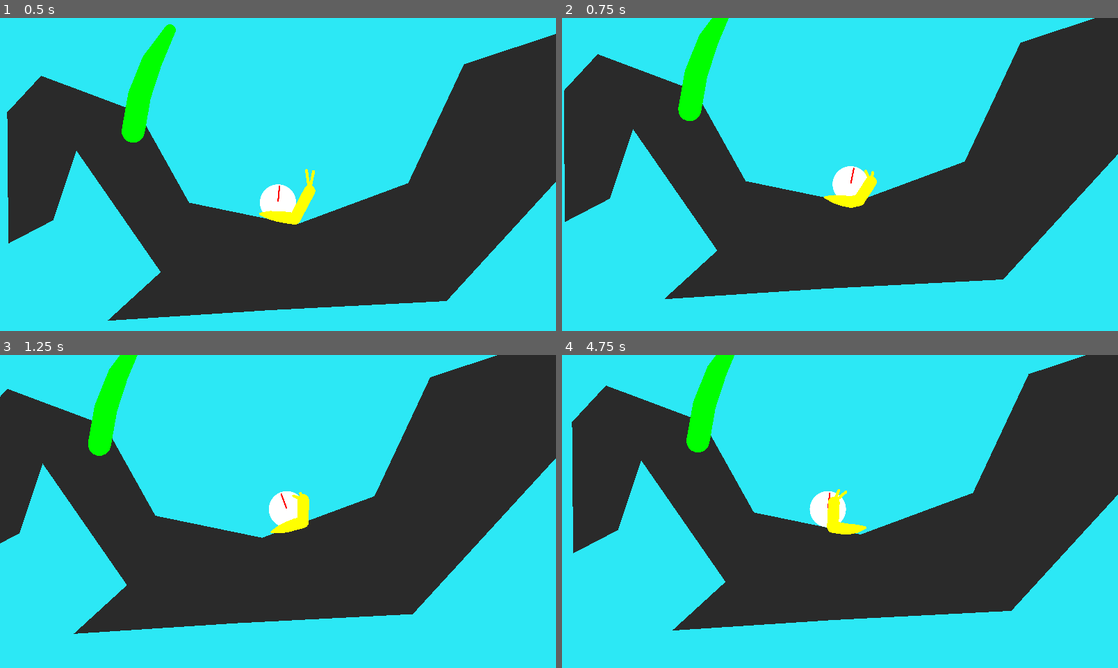
Above: before the commit, frames 1-4 (two rows, left to right).
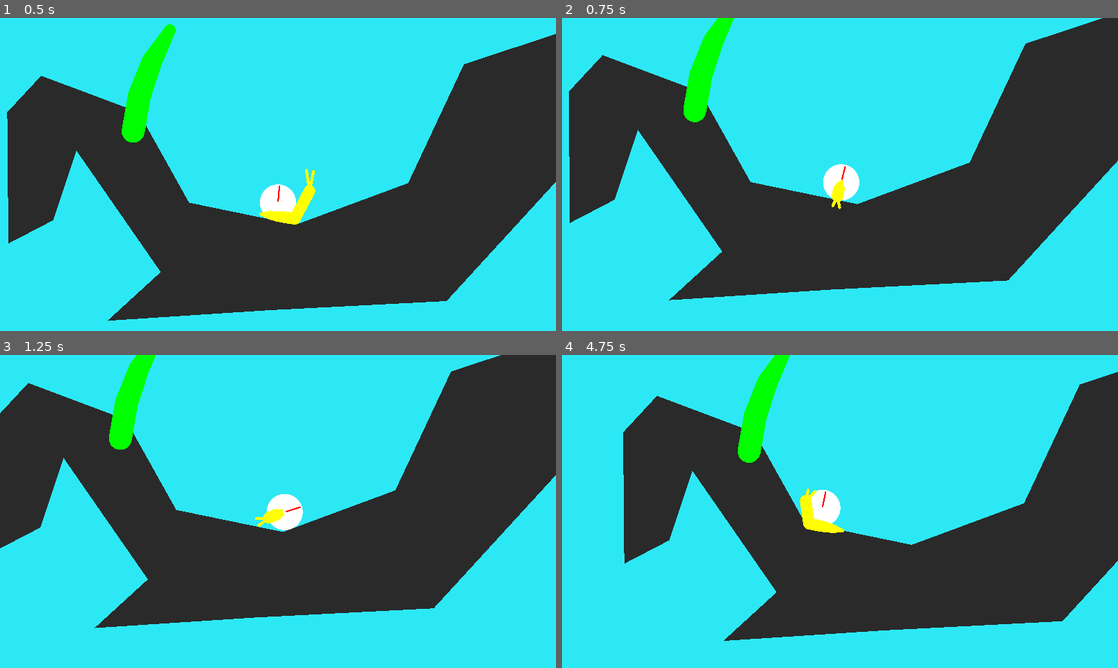
Above: after the commit, the same moments.

Repository: ThomasBringer/LD56
Game: Godot game, scene res://main/main.tscn
Two runs of this game, one before a commit and one after it. Both use one fixed random seed, a clock stepped at 60 frames per second and the inputs below.
Inputs:
- Up to frame 1 (0.5 s): no input
- Up to frame 2 (0.75 s): tap Enter (ui_accept) at 0.5 s; hold Right (ui_right) from 0.53 s (still down); hold Space (shell, bound only after the commit) from 0.53 s (still down)
- Up to frame 3 (1.25 s): keep holding Right (ui_right); keep holding Space (shell, bound only after the commit); tap Enter (ui_accept) at 0.77, 0.8, 1.07 s
- Up to frame 4 (4.75 s): release Right (ui_right) at 1.28 s; release Space (shell, bound only after the commit) at 1.28 s; hold Left (ui_left) 1.28-2.03 s; tap Enter (ui_accept) at 1.35, 1.52, 1.82, 2.3, 3.02, 3.32, 4.52 s; tap Space (shell, bound only after the commit) at 1.55, 2.85, 4.35 s; hold Space (shell, bound only after the commit) 2.03-2.78 s; hold Right (ui_right) 2.03-3.53 s; hold Enter (ui_accept) 3.53-4.28 s; hold Left (ui_left) from 3.53 s (still down)

Frame 1 is identical in both runs. In frame 2, 4.1% of the frame differs, in the area x 0-100%, y 0-91%; in frame 3, 11%; in frame 4, 28%, in the area x 1-100%, y 0-92%.

Commit message:
sounds and backwards controls

Diff:
--- a/game/main/plant.gd
+++ b/game/main/plant.gd
@@ -7,7 +7,6 @@
 func _ready() -> void:
 	line.clear_points()
 	search_part()
-	print("point_count", point_count)
 
 func search_part(my_parent: Node2D = self) -> void:
 	for child in my_parent.get_children():
--- a/game/plant/plant_part.gd
+++ b/game/plant/plant_part.gd
@@ -12,15 +12,12 @@
 var bending: int = 0
 func set_near_player(val: bool = true) -> void:
 	near_player = val
-	print("set near player ", name," b ", bending, " near player ",near_player)
 	if val:
 		bend()
 	else:
 		unbend()
 
 func _physics_process(delta: float) -> void:
-	#print("________________target_angle ",target_angle)
-
 	rotate_towards_target(delta)
 
 func try_bend_parent() -> void:
@@ -30,10 +27,8 @@
 
 func bend() -> void:
 	bending += 1
-	target_angle = player_angle # base_angle + (player_angle - base_angle) *.5 # / float(2 ** depth)
-	#print("target_angle3 ",target_angle)
+	target_angle = player_angle
 	try_bend_parent()
-	print("Bend ", name," b ", bending, " near player ",near_player)
 
 func try_unbend_parent() -> void:
 	var parent: Node2D = get_parent()
@@ -43,11 +38,8 @@
 func unbend() -> void:
 	bending -= 1
 	if bending < 1:
-		#print("target_angle4 ",target_angle)
-		print("unbend, not near player ", name)
 		target_angle = base_angle
 	try_unbend_parent()
-	print("Unbend ", name," b ", bending, " near player ",near_player)
 
 func rotate_towards_target(delta: float) -> void:
 	rotate_smooth_node(self, SPEED, delta)
--- a/game/project.godot
+++ b/game/project.godot
@@ -29,6 +29,44 @@
 plantpart=""
 plantpoint=""
 
+[input]
+
+move_right={
+"deadzone": 0.25,
+"events": [Object(InputEventJoypadMotion,"resource_local_to_scene":false,"resource_name":"","device":-1,"axis":0,"axis_value":1.0,"script":null)
+, Object(InputEventJoypadButton,"resource_local_to_scene":false,"resource_name":"","device":-1,"button_index":14,"pressure":0.0,"pressed":true,"script":null)
+, Object(InputEventKey,"resource_local_to_scene":false,"resource_name":"","device":-1,"window_id":0,"alt_pressed":false,"shift_pressed":false,"ctrl_pressed":false,"meta_pressed":false,"pressed":false,"keycode":0,"physical_keycode":4194321,"key_label":0,"unicode":0,"location":0,"echo":false,"script":null)
+, Object(InputEventKey,"resource_local_to_scene":false,"resource_name":"","device":-1,"window_id":0,"alt_pressed":false,"shift_pressed":false,"ctrl_pressed":false,"meta_pressed":false,"pressed":false,"keycode":0,"physical_keycode":68,"key_label":0,"unicode":100,"location":0,"echo":false,"script":null)
+]
+}
+move_left={
+"deadzone": 0.25,
+"events": [Object(InputEventJoypadMotion,"resource_local_to_scene":false,"resource_name":"","device":-1,"axis":0,"axis_value":-1.0,"script":null)
+, Object(InputEventJoypadButton,"resource_local_to_scene":false,"resource_name":"","device":-1,"button_index":13,"pressure":0.0,"pressed":true,"script":null)
+, Object(InputEventKey,"resource_local_to_scene":false,"resource_name":"","device":-1,"window_id":0,"alt_pressed":false,"shift_pressed":false,"ctrl_pressed":false,"meta_pressed":false,"pressed":false,"keycode":0,"physical_keycode":65,"key_label":0,"unicode":113,"location":0,"echo":false,"script":null)
+, Object(InputEventKey,"resource_local_to_scene":false,"resource_name":"","device":-1,"window_id":0,"alt_pressed":false,"shift_pressed":false,"ctrl_pressed":false,"meta_pressed":false,"pressed":false,"keycode":0,"physical_keycode":4194319,"key_label":0,"unicode":0,"location":0,"echo":false,"script":null)
+]
+}
+shell={
+"deadzone": 0.5,
+"events": [Object(InputEventKey,"resource_local_to_scene":false,"resource_name":"","device":-1,"window_id":0,"alt_pressed":false,"shift_pressed":false,"ctrl_pressed":false,"meta_pressed":false,"pressed":false,"keycode":0,"physical_keycode":32,"key_label":0,"unicode":32,"location":0,"echo":false,"script":null)
+, Object(InputEventKey,"resource_local_to_scene":false,"resource_name":"","device":-1,"window_id":0,"alt_pressed":false,"shift_pressed":false,"ctrl_pressed":false,"meta_pressed":false,"pressed":false,"keycode":0,"physical_keycode":4194320,"key_label":0,"unicode":0,"location":0,"echo":false,"script":null)
+, Object(InputEventKey,"resource_local_to_scene":false,"resource_name":"","device":-1,"window_id":0,"alt_pressed":false,"shift_pressed":false,"ctrl_pressed":false,"meta_pressed":false,"pressed":false,"keycode":0,"physical_keycode":4194322,"key_label":0,"unicode":0,"location":0,"echo":false,"script":null)
+, Object(InputEventKey,"resource_local_to_scene":false,"resource_name":"","device":-1,"window_id":0,"alt_pressed":false,"shift_pressed":false,"ctrl_pressed":false,"meta_pressed":false,"pressed":false,"keycode":0,"physical_keycode":87,"key_label":0,"unicode":122,"location":0,"echo":false,"script":null)
+, Object(InputEventKey,"resource_local_to_scene":false,"resource_name":"","device":-1,"window_id":0,"alt_pressed":false,"shift_pressed":false,"ctrl_pressed":false,"meta_pressed":false,"pressed":false,"keycode":0,"physical_keycode":83,"key_label":0,"unicode":115,"location":0,"echo":false,"script":null)
+, Object(InputEventJoypadButton,"resource_local_to_scene":false,"resource_name":"","device":-1,"button_index":12,"pressure":0.0,"pressed":true,"script":null)
+, Object(InputEventJoypadButton,"resource_local_to_scene":false,"resource_name":"","device":-1,"button_index":11,"pressure":0.0,"pressed":true,"script":null)
+, Object(InputEventJoypadButton,"resource_local_to_scene":false,"resource_name":"","device":-1,"button_index":0,"pressure":0.0,"pressed":true,"script":null)
+, Object(InputEventJoypadButton,"resource_local_to_scene":false,"resource_name":"","device":-1,"button_index":2,"pressure":0.0,"pressed":true,"script":null)
+, Object(InputEventJoypadButton,"resource_local_to_scene":false,"resource_name":"","device":-1,"button_index":1,"pressure":0.0,"pressed":true,"script":null)
+, Object(InputEventJoypadButton,"resource_local_to_scene":false,"resource_name":"","device":-1,"button_index":3,"pressure":0.0,"pressed":true,"script":null)
+, Object(InputEventJoypadButton,"resource_local_to_scene":false,"resource_name":"","device":-1,"button_index":9,"pressure":0.0,"pressed":true,"script":null)
+, Object(InputEventJoypadMotion,"resource_local_to_scene":false,"resource_name":"","device":-1,"axis":4,"axis_value":1.0,"script":null)
+, Object(InputEventJoypadButton,"resource_local_to_scene":false,"resource_name":"","device":-1,"button_index":10,"pressure":0.0,"pressed":true,"script":null)
+, Object(InputEventJoypadMotion,"resource_local_to_scene":false,"resource_name":"","device":-1,"axis":5,"axis_value":1.0,"script":null)
+]
+}
+
 [layer_names]
 
 2d_physics/layer_1="SnailRigid"
--- a/game/snail/snail.gd
+++ b/game/snail/snail.gd
@@ -2,6 +2,9 @@
 
 @onready var rigid_body: RigidBody2D = $RigidBody2D
 @onready var character_body: CharacterBody2D = $CharacterBody2D
+
+@onready var audio_out_shell: AudioStreamPlayer = $Audio/AudioOutShell
+@onready var audio_in_shell: AudioStreamPlayer = $Audio/AudioInShell
 
 var is_shelled: bool = false
 var Is_Shelled: bool:
@@ -10,6 +13,8 @@
 	set(val):
 		is_shelled = val
 		if val:
+			audio_in_shell.play()
+
 			rigid_body.rotation = 0
 			rigid_body.linear_velocity = Vector2.ZERO
 			rigid_body.angular_velocity = 0
@@ -18,6 +23,7 @@
 			rigid_body.position = character_body.position
 			add_child(rigid_body)
 		else:
+			audio_out_shell.play()
 
 			remove_child(rigid_body)
 			character_body.position = rigid_body.position
@@ -28,15 +34,7 @@
 	remove_child(rigid_body)
 
 func _input(event):
-	if event.is_action_pressed("ui_accept"):
+	if event.is_action_pressed("shell"):
 		Is_Shelled = true
-	elif event.is_action_released("ui_accept"):
+	elif event.is_action_released("shell"):
 		Is_Shelled = false
-
-
-func _on_plant_entered(body: Node2D) -> void:
-	pass # Replace with function body.
-
-
-func _on_plant_exited(body: Node2D) -> void:
-	pass # Replace with function body.
--- a/game/snail/snail.tscn
+++ b/game/snail/snail.tscn
@@ -1,12 +1,18 @@
-[gd_scene load_steps=10 format=3 uid="uid://b4muiwy510xda"]
+[gd_scene load_steps=20 format=3 uid="uid://b4muiwy510xda"]
 
 [ext_resource type="Script" path="res://snail/snail.gd" id="1_iyvp7"]
 [ext_resource type="Texture2D" uid="uid://b5v5wxpymaqnp" path="res://snail/snail.svg" id="1_wplun"]
+[ext_resource type="Script" path="res://snail/snail_rigid_body.gd" id="2_cnd88"]
 [ext_resource type="PackedScene" uid="uid://dm38ven40lraw" path="res://snail/snail_shell_shape.tscn" id="2_whbvd"]
 [ext_resource type="PackedScene" uid="uid://ddqgo2q43epuh" path="res://snail/tail_ray_cast.tscn" id="4_8anxc"]
 [ext_resource type="Script" path="res://snail/snail_character_body.gd" id="4_8j8u1"]
 [ext_resource type="Script" path="res://snail/tail.gd" id="4_hwl81"]
 [ext_resource type="Script" path="res://snail/plant_detector.gd" id="8_8fbi7"]
+[ext_resource type="AudioStream" uid="uid://jktrmuvhc30n" path="res://snail/audio/outshell.wav" id="8_v2ff7"]
+[ext_resource type="AudioStream" uid="uid://y5fkq5bu6ax4" path="res://snail/audio/impact.ogg" id="8_wak86"]
+[ext_resource type="AudioStream" uid="uid://msl55bk4hvcc" path="res://snail/audio/inshell.wav" id="10_553n4"]
+[ext_resource type="AudioStream" uid="uid://c8l2curc3d8rm" path="res://snail/audio/slither.wav" id="10_u2pol"]
+[ext_resource type="AudioStream" uid="uid://br2pgr1gmd8f8" path="res://snail/audio/woosh.wav" id="11_8gx5u"]
 
 [sub_resource type="CircleShape2D" id="CircleShape2D_grl1f"]
 radius = 150.0
@@ -15,6 +21,26 @@
 _data = [Vector2(0, 0.25), 0.0, 2.57143, 0, 0, Vector2(1, 1), -0.0559003, 0.0, 0, 0]
 point_count = 2
 
+[sub_resource type="AudioStreamRandomizer" id="AudioStreamRandomizer_xnqkv"]
+random_pitch = 1.5
+streams_count = 1
+stream_0/stream = ExtResource("8_wak86")
+
+[sub_resource type="AudioStreamRandomizer" id="AudioStreamRandomizer_3imwe"]
+random_pitch = 1.5
+streams_count = 1
+stream_0/stream = ExtResource("8_v2ff7")
+
+[sub_resource type="AudioStreamRandomizer" id="AudioStreamRandomizer_lf877"]
+random_pitch = 1.5
+streams_count = 1
+stream_0/stream = ExtResource("10_553n4")
+
+[sub_resource type="AudioStreamRandomizer" id="AudioStreamRandomizer_62e4r"]
+random_pitch = 1.5
+streams_count = 1
+stream_0/stream = ExtResource("11_8gx5u")
+
 [node name="Snail" type="Node2D"]
 script = ExtResource("1_iyvp7")
 
@@ -22,6 +48,7 @@
 collision_mask = 20
 contact_monitor = true
 max_contacts_reported = 1
+script = ExtResource("2_cnd88")
 
 [node name="RemoteTransform2D" type="RemoteTransform2D" parent="RigidBody2D"]
 remote_path = NodePath("../../Follower")
@@ -121,5 +148,23 @@
 end_cap_mode = 2
 antialiased = true
 
+[node name="Audio" type="Node" parent="."]
+
+[node name="AudioImpact" type="AudioStreamPlayer" parent="Audio"]
+stream = SubResource("AudioStreamRandomizer_xnqkv")
+
+[node name="AudioOutShell" type="AudioStreamPlayer" parent="Audio"]
+stream = SubResource("AudioStreamRandomizer_3imwe")
+
+[node name="AudioInShell" type="AudioStreamPlayer" parent="Audio"]
+stream = SubResource("AudioStreamRandomizer_lf877")
+
+[node name="AudioSlither" type="AudioStreamPlayer" parent="Audio"]
+stream = ExtResource("10_u2pol")
+
+[node name="AudioWoosh" type="AudioStreamPlayer" parent="Audio"]
+stream = SubResource("AudioStreamRandomizer_62e4r")
+
+[connection signal="body_entered" from="RigidBody2D" to="RigidBody2D" method="_on_collision"]
 [connection signal="body_entered" from="Follower/PlantDetector" to="Follower/PlantDetector" method="_on_plant_entered"]
 [connection signal="body_exited" from="Follower/PlantDetector" to="Follower/PlantDetector" method="_on_plant_exited"]
--- a/game/snail/snail_character_body.gd
+++ b/game/snail/snail_character_body.gd
@@ -17,28 +17,33 @@
 var target_angle: float = 0
 var input: float
 
-#func manage_plants(delta: float) -> void:
-	#var collision: KinematicCollision2D = get_last_slide_collision()
-	#if collision:
-		#var collider = collision.get_collider()
-		#if collider.is_in_group("plantpart"):
-			#collider.on_player_here(delta)
-	#
-	#for plant in get_tree().get_nodes_in_group("plantpart"):
-		#plant.on_player_everyone(delta)
+@onready var audio_impact: AudioStreamPlayer = $"../Audio/AudioImpact"
+@onready var audio_slither: AudioStreamPlayer = $"../Audio/AudioSlither"
+@onready var audio_woosh: AudioStreamPlayer = $"../Audio/AudioWoosh"
+@onready var audio_out_shell: AudioStreamPlayer = $"../Audio/AudioOutShell"
+
+var started_falling: bool = true
+
+var input_multiplier: int = 1
 
 func _physics_process(delta: float) -> void:
 	if not is_on_wall():
+		if not started_falling:
+			started_falling = true
+			audio_woosh.play()
 		velocity.x = 0
 		velocity.y += get_gravity().y * delta
 		move_and_slide()
 		if is_on_wall():
+			if not audio_out_shell.playing:
+				audio_impact.play()
 			update_forward()
 		return
 
+	started_falling = false
 	#manage_plants(delta)
 
-	input = Input.get_axis("ui_left", "ui_right")
+	input = Input.get_axis("move_left", "move_right") * input_multiplier
 	if not input:
 		velocity = Vector2.ZERO
 		rotate_smooth(delta)
@@ -67,6 +72,13 @@
 			#smooth_rotator.rotate(angle_vel * delta)
 			rotate_smooth(delta)
 			return
+
+func _input(event):
+	if event.is_action_pressed("move_left") or event.is_action_pressed("move_right"):
+		input_multiplier = 1 if abs(rotator_node.global_rotation) <= PI/2 else -1
+		audio_slither.play()
+	elif (event.is_action_released("move_left") and not Input.is_action_pressed("move_right")) or (event.is_action_released("move_right") and not Input.is_action_pressed("move_left")):
+		audio_slither.stop()
 
 func rotate_smooth(delta: float):
 	rotate_smooth_node(smooth_rotator, ANGULAR_SHELL_SPEED, delta)
--- a/game/snail/snail_rigid_body.gd
+++ b/game/snail/snail_rigid_body.gd
@@ -1,26 +1,6 @@
 extends RigidBody2D
 
+@onready var audio_impact: AudioStreamPlayer = $"../Audio/AudioImpact"
 
-# Called when the node enters the scene tree for the first time.
-func _ready() -> void:
-	pass # Replace with function body.
-
-
-# Called every frame. 'delta' is the elapsed time since the previous frame.
-func _physics_process(delta: float) -> void:
-	manage_plants(delta)
-
-func manage_plants(delta: float) -> void:
-
-	if get_contact_count() > 0:
-		print("contact")
-		var contacts: Array[Node2D] = get_colliding_bodies()
-		var contact: Node2D = contacts[0]
-
-		if contact.is_in_group("plantpart"):
-			contact.on_player_here(delta)
-	else:
-		print("no.")
-
-	for plant in get_tree().get_nodes_in_group("plantpart"):
-		plant.on_player_everyone(delta)
+func _on_collision(body: Node) -> void:
+	audio_impact.play()
Not shown, added: game/snail/audio/bottle.mp3.import
Not shown, added: game/snail/audio/impact.ogg.import
Not shown, added: game/snail/audio/inshell.wav.import
Not shown, added: game/snail/audio/outshell.wav.import
Not shown, added: game/snail/audio/slither.wav.import
Not shown, added: game/snail/audio/woosh.wav.import
Not shown, added: game/snail/audio/bottle.mp3
Not shown, added: game/snail/audio/impact.ogg
Not shown, added: game/snail/audio/inshell.wav
Not shown, added: game/snail/audio/outshell.wav
Not shown, added: game/snail/audio/slither.wav
Not shown, added: game/snail/audio/woosh.wav
